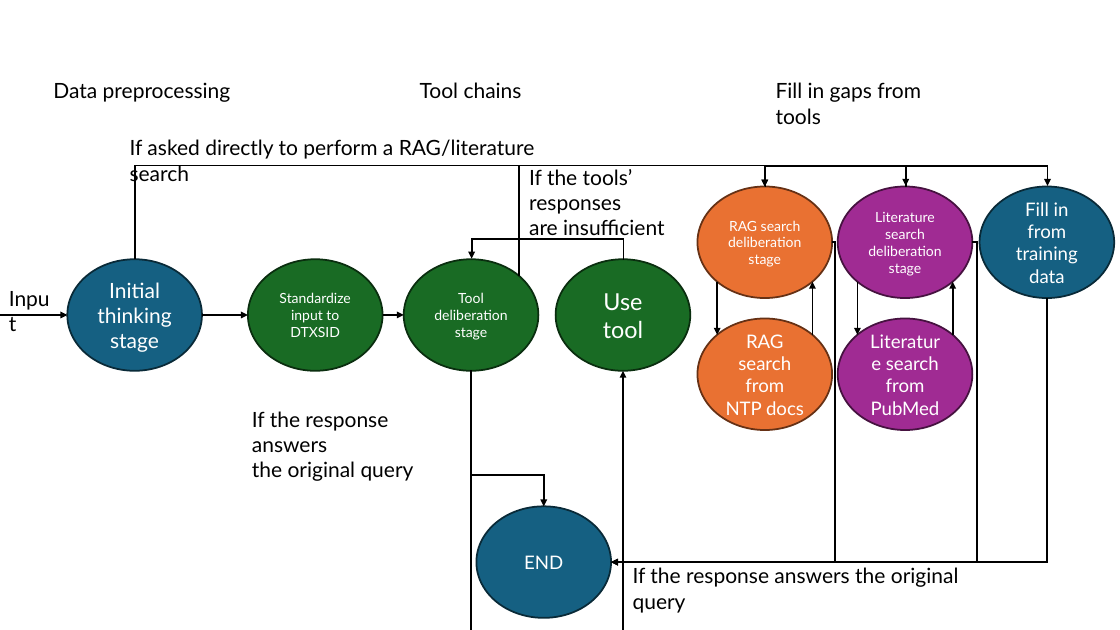
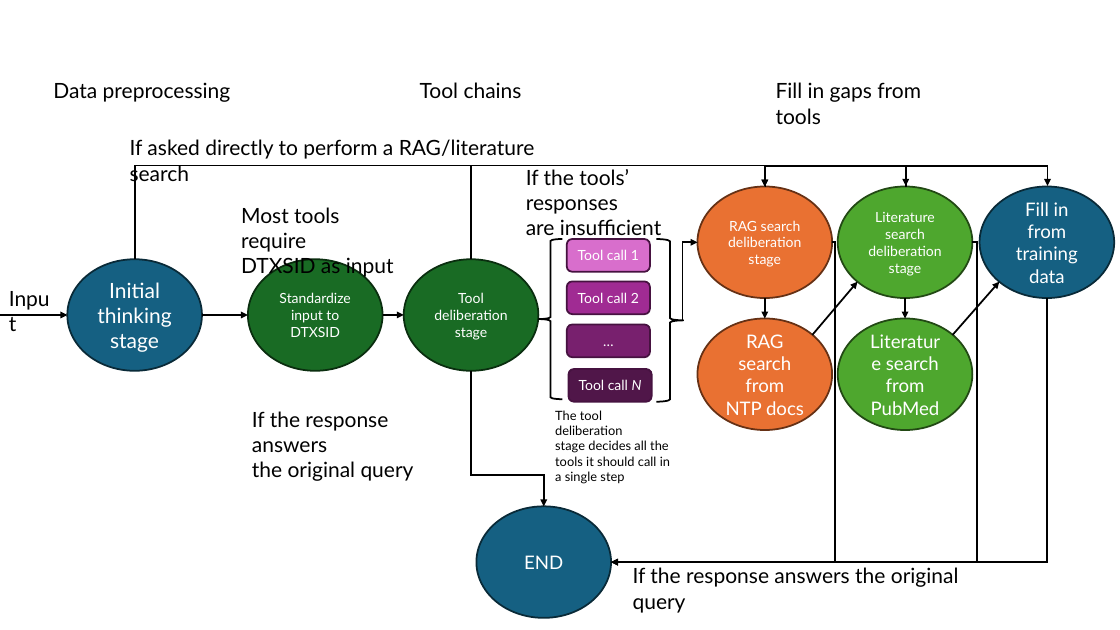
Before and after one commit to NIEHS/ToxPipe, a slide deck: slide 1 of graph_architecture.pptx. Drawn at 1120x630 pixels with LibreOffice and Linux fonts; fonts in the diff are those of the drawing. Boxes give left, top, right and bottom in pixels: in the first picture for what was removed or moved away, otherwise in the second. Text is boxed around its words. In the diff, an @@ line names an element or a change of style, - is before the commit and + after.

```diff
--- a/graph_architecture.pptx
+++ b/graph_architecture.pptx
@@ ellipse "Literature search" at (838, 187, 972, 298): fill #A02B93 to #4EA72E; outline #461340 1.5 pt to #224914 1.5 pt @@
@@ elbow arrow moved from (519, 276) - (765, 187) to (471, 260) - (765, 187) @@
@@ text added at (241, 207, 341, 323), 18 pt, text #000000 @@
+Most tools require
+DTXSID as input
@@ elbow arrow removed from (623, 260) to (472, 259) @@
@@ left brace added at (539, 239, 563, 400), outline #000000 1.5 pt @@
@@ rounded rectangle added at (567, 239, 650, 272), fill #D86ECC, outline #461340 1.5 pt, 12 pt, text #FFFFFF @@
+Tool call 1
@@ right brace added at (656, 239, 683, 402), outline #000000 1.5 pt @@
@@ ellipse "Literature search from PubMed" at (838, 318, 972, 430): fill #A02B93 to #4EA72E; outline #461340 1.5 pt to #224914 1.5 pt @@
@@ ellipse removed at (556, 260, 691, 371) @@
-Use tool
@@ elbow arrow added from (684, 320) to (697, 242), #000000 1.5 pt @@
@@ rounded rectangle added at (567, 281, 650, 314), fill #A02B93, outline #461340 1.5 pt, 12 pt, text #FFFFFF @@
+Tool call 2
@@ arrow moved from (718, 281) - (718, 335) to (765, 298) - (765, 318) @@
@@ arrow moved from (812, 335) - (812, 281) to (812, 335) - (858, 281) @@
@@ arrow moved from (858, 281) - (858, 335) to (905, 298) - (905, 318) @@
@@ arrow moved from (953, 335) - (953, 281) to (953, 335) - (1000, 281) @@
@@ rounded rectangle added at (567, 324, 650, 357), fill #78206E, outline #461340 1.5 pt, 12 pt, text #FFFFFF @@
+…
@@ elbow arrow removed from (471, 371) to (623, 371) @@
@@ rounded rectangle added at (569, 369, 652, 402), fill #501649, outline #461340 1.5 pt, 12 pt, text #FFFFFF @@
+Tool call N
@@ text added at (555, 410, 670, 484), 11 pt, text #000000 @@
+The tool deliberation
+stage decides all the
+tools it should call in
+a single step
```
Also in this commit, not shown: 2 other files.
